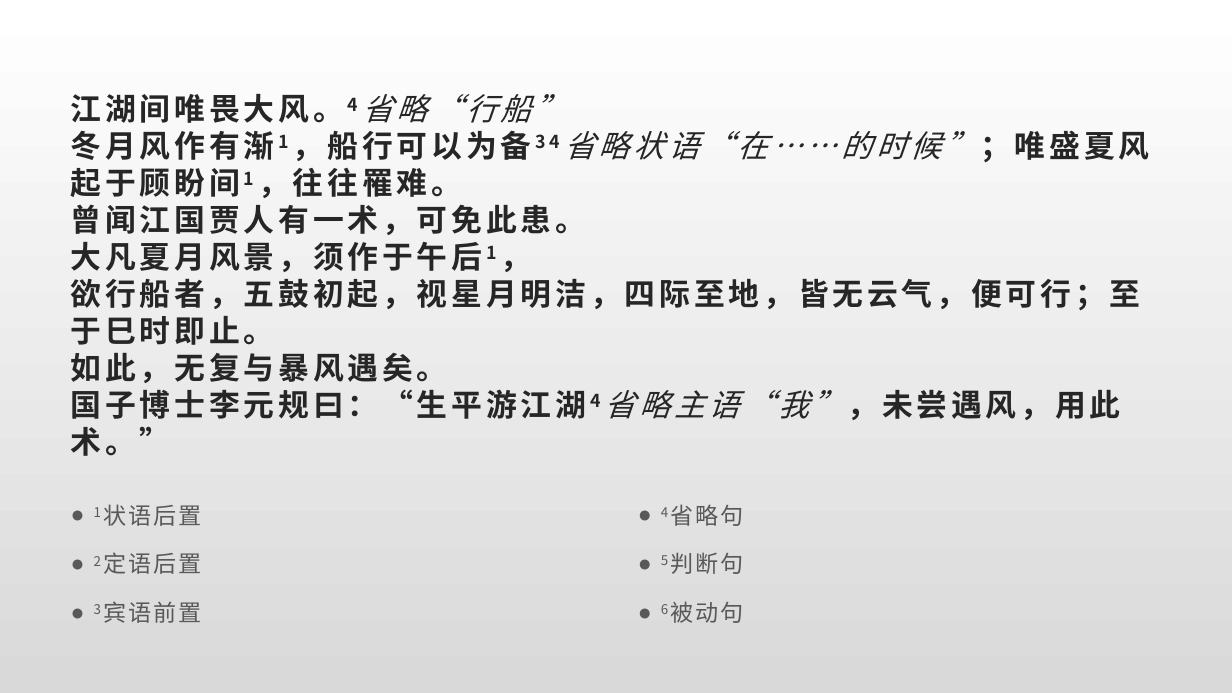
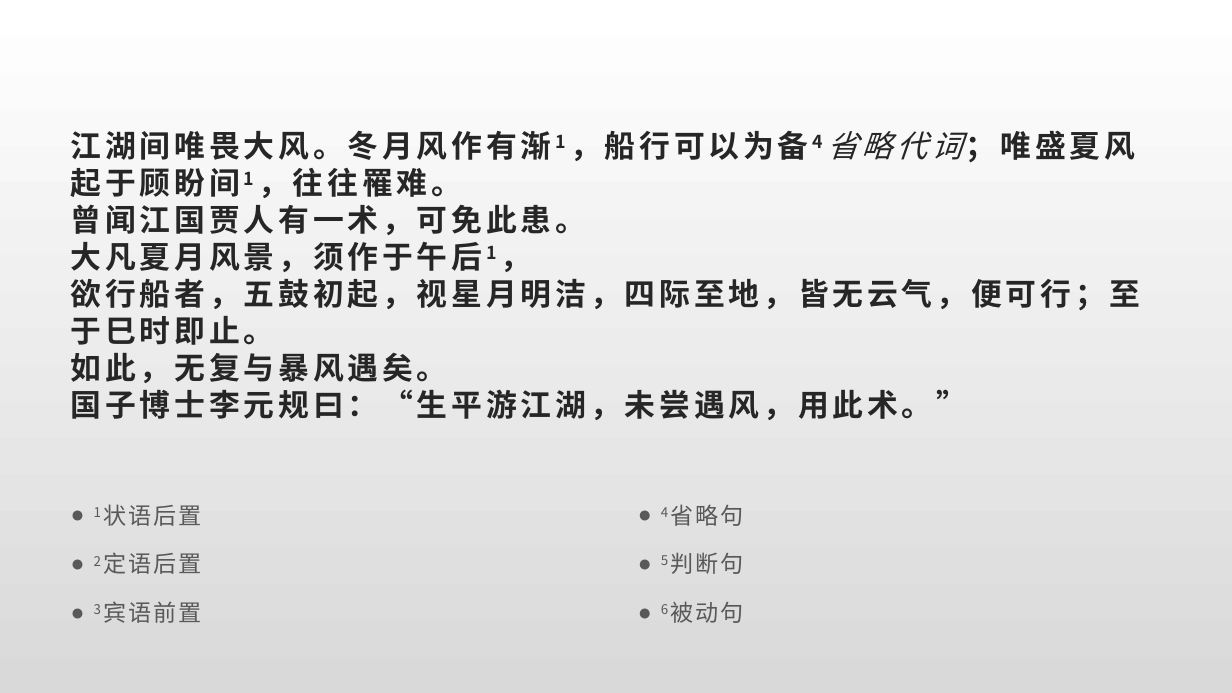
Before and after one commit to noteas/dachschaden, a slide deck: slide 5 of 避风行船.pptx. Drawn at 1232x693 pixels with LibreOffice and Linux fonts; fonts in the diff are those of the drawing. Boxes give left, top, right and bottom in pixels: in the first picture for what was removed or moved away, otherwise in the second. Text is boxed around its words. In the diff, an @@ line names an element or a change of style, - is before the commit and + after.

Commit message:
last revision

```diff
--- a/避风行船.pptx
+++ b/避风行船.pptx
@@ title at (71,130,1141,420): text changed @@
-江湖间唯畏大风。4省略“行船”
-冬月风作有渐1，船行可以为备34省略状语“在……的时候”；唯盛夏风起于顾盼间1，往往罹难。
-曾闻江国贾人有一术，可免此患。
-大凡夏月风景，须作于午后1，
-欲行船者，五鼓初起，视星月明洁，四际至地，皆无云气，便可行；至于巳时即止。
-如此，无复与暴风遇矣。
-国子博士李元规曰：“生平游江湖4省略主语“我”，未尝遇风，用此术。”
+江湖间唯畏大风。冬月风作有渐1，船行可以为备4省略代词；唯盛夏风起于顾盼间1，往往罹难。
+曾闻江国贾人有一术，可免此患。
+大凡夏月风景，须作于午后1，
+欲行船者，五鼓初起，视星月明洁，四际至地，皆无云气，便可行；至于巳时即止。
+如此，无复与暴风遇矣。
+国子博士李元规曰：“生平游江湖，未尝遇风，用此术。”
```
Also in this commit, not shown: 4 other slides changed.
